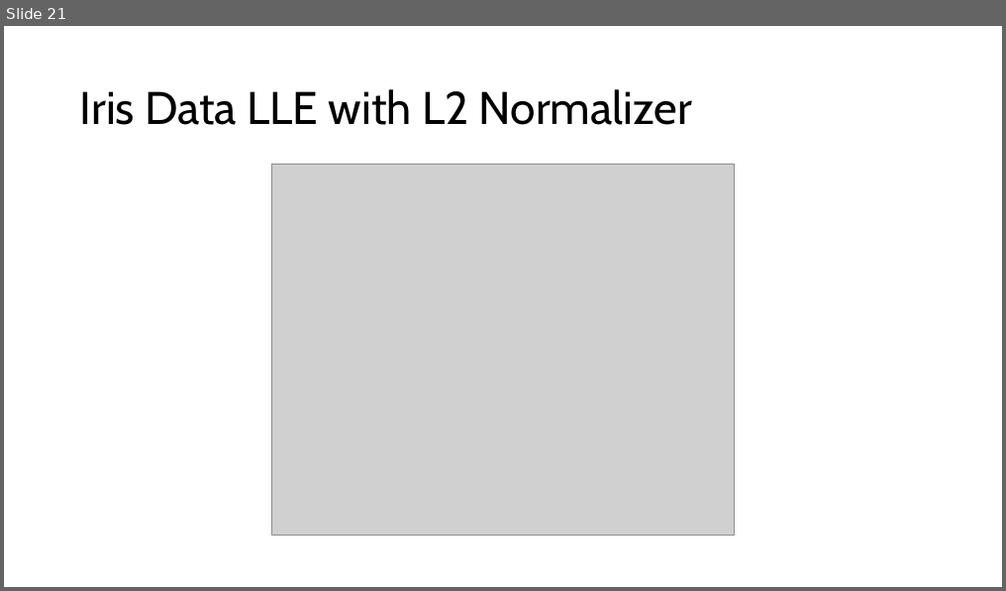
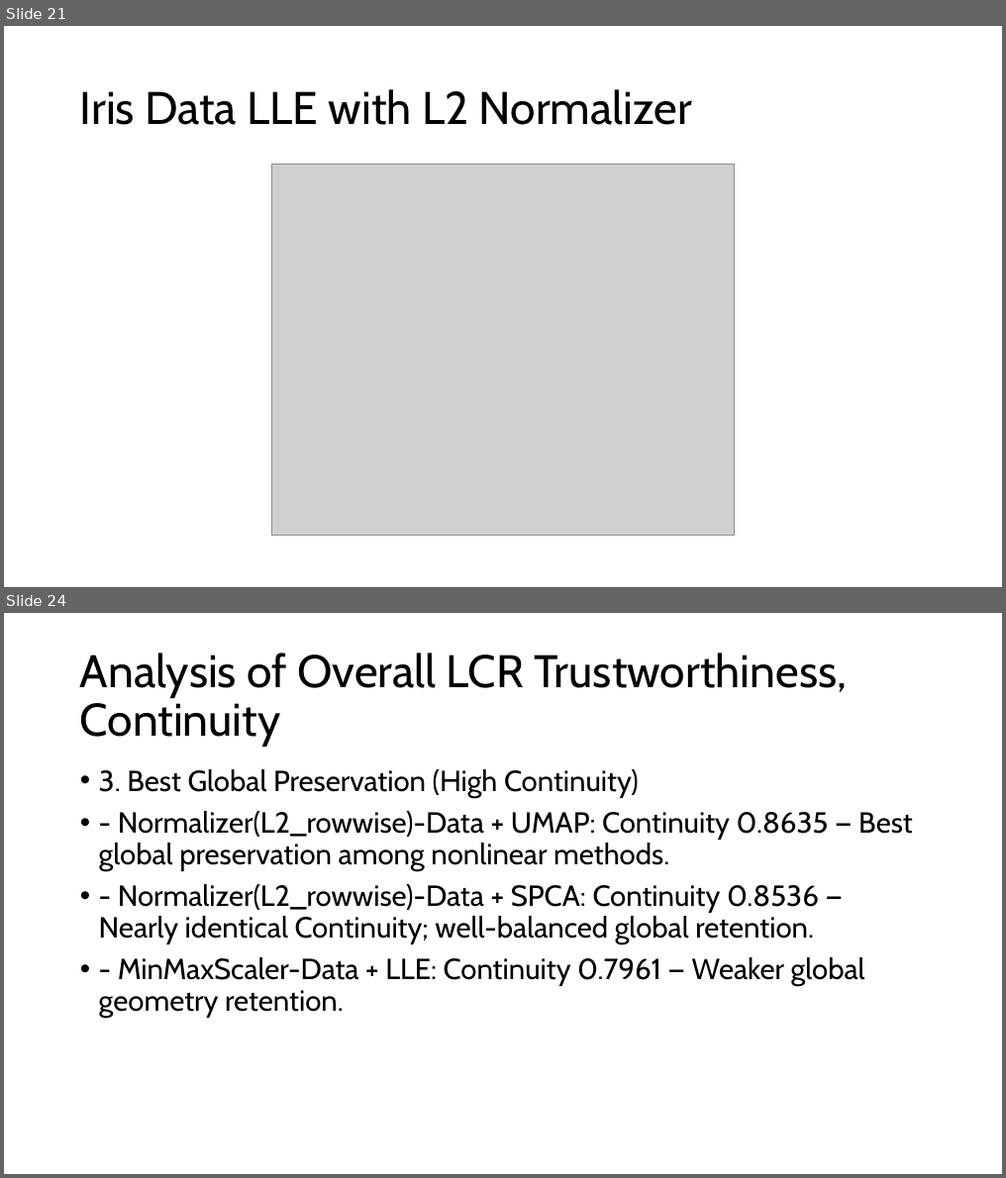
Before and after one commit to Brennan-Chan/Big-Data-Project-1, a slide deck: Deliverables/Big Data Project 1.pptx. Shown one above the other, each under a label of ours: slide 21 before the commit, slides 21 and 24 after it; the slides between them are not shown. The pictures are 1006x591 and 1006x1178 pixels, drawn with LibreOffice and Linux fonts; fonts in the diff are those of the drawing; grey boxes stand for pictures. Boxes give left, top, right and bottom in pixels: in the first picture for what was removed or moved away, otherwise in the second. Text is boxed around its words. In the diff, an @@ line names an element or a change of style, - is before the commit and + after.

```diff
--- a/Deliverables/Big Data Project 1.pptx
+++ b/Deliverables/Big Data Project 1.pptx
@@ slide 24 added at <box>4,613,1002,1174</box>, background #FFFFFF @@
@@ title added at <box>80,653,846,747</box>, 44 pt, text #000000 @@
+Analysis of Overall LCR Trustworthiness, Continuity
@@ text added at <box>99,769,913,1018</box>, 28 pt, text #000000 @@
+• 3. Best Global Preservation (High Continuity)
+• - Normalizer(L2_rowwise)-Data + UMAP: Continuity 0.8635 — Best global preservation among nonlinear methods.
+• - Normalizer(L2_rowwise)-Data + SPCA: Continuity 0.8536 — Nearly identical Continuity; well-balanced global retention.
+• - MinMaxScaler-Data + LLE: Continuity 0.7961 — Weaker global geometry retention.
```
Also in this commit, not shown: 2 slides changed, 14 other slides added, 10 slides removed, 3 other files.
